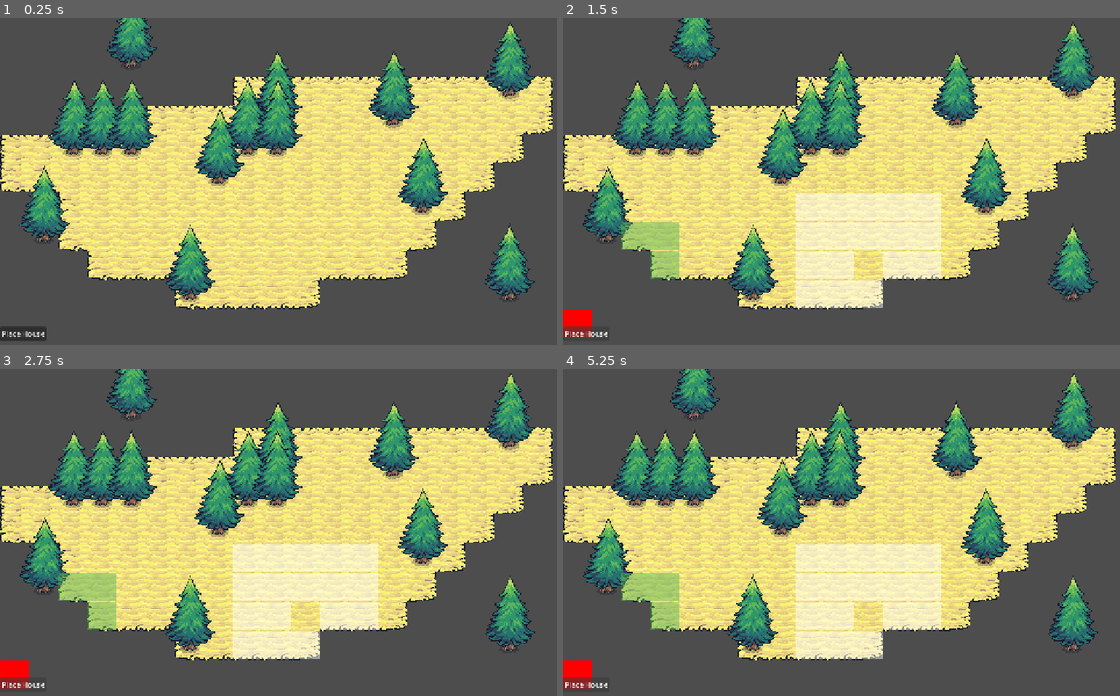
Above: before the commit, frames 1-4 (two rows, left to right).
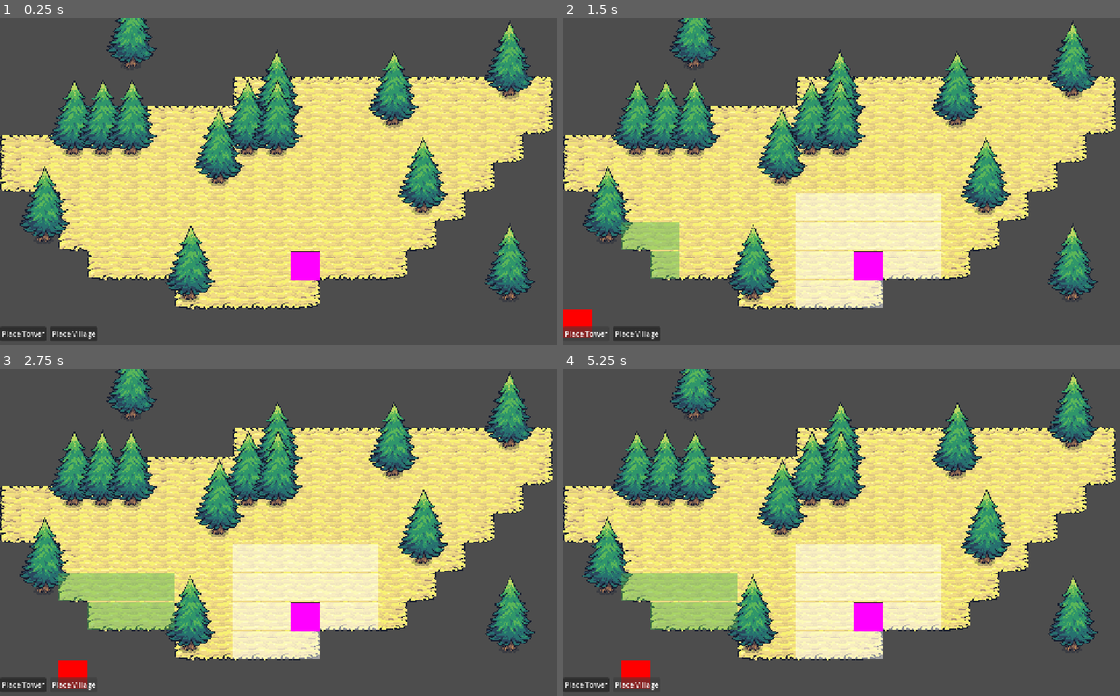
Above: after the commit, the same moments.

Repository: fkemeh18/grid-demo
Game: Godot game, scene res://Scenes/main.tscn
Two runs of this game, one before a commit and one after it. Both use one fixed random seed, a clock stepped at 60 frames per second and the inputs below.
Inputs (mouse positions are in pixels of both pictures, inside the frame that each line leads up to):
- Up to frame 1 (0.25 s): no input
- Up to frame 2 (1.5 s): click (585, 335) at 0.5 s, where only the run before the commit has a clickable "Place House"; click "Place House" (after the commit: "Place Tower") at 1.25 s
- Up to frame 3 (2.75 s): click "Place House" (after the commit: "Place Village") at 2 s
- Up to frame 4 (5.25 s): click "Place House" (after the commit: "Place Tower") at 2.75 s; click "Place House" (after the commit: "Place Village") at 3.5 s; click "Place House" (after the commit: "Place Tower") at 4.25 s; click "Place House" (after the commit: "Place Village") at 5 s

The runs differ from the first frame. In frame 1, 3.2% of the frame differs, in the area x 3-96%, y 0-99%; in frame 2, 2.8%; in frame 3, 5.2%; in frame 4, 5.6%, in the area x 0-96%, y 1-99%.

Commit message:
Village Update
Villages have been added, functionality for their placed has been defined, the process for placing buildings has been modified and simplified with match statements, and some code has been moved to the button manager, making the main file cleaner and the overall project more organized.

Diff:
--- a/Scenes/Buildings/b-base.tscn
+++ b/Scenes/Buildings/b-base.tscn
@@ -6,10 +6,13 @@
 size = Vector2(64, 64)
 
 [node name="B-Base" type="Node2D" unique_id=584149431]
+y_sort_enabled = true
 
 [node name="BuildingComponent" parent="." unique_id=1013691913 instance=ExtResource("1_fumir")]
 build_radius = 2
 
 [node name="Sprite2D" type="Sprite2D" parent="." unique_id=1096469903]
+position = Vector2(32, 32)
 texture = SubResource("PlaceholderTexture2D_eobki")
 centered = false
+offset = Vector2(-32, -32)
--- a/Scenes/Buildings/building.tscn
+++ /dev/null
@@ -1,16 +0,0 @@
-[gd_scene format=3 uid="uid://buhxelu7r53sk"]
-
-[ext_resource type="Texture2D" uid="uid://be330wo5u87c3" path="res://Assets/Buildings/tower_blue.png" id="1_3x4vu"]
-[ext_resource type="PackedScene" uid="uid://liji1b5j4u6a" path="res://Scenes/Components/building_component.tscn" id="1_ocwl4"]
-
-[node name="Building" type="Node2D" unique_id=757697784]
-y_sort_enabled = true
-
-[node name="BuildingComponent" parent="." unique_id=1013691913 instance=ExtResource("1_ocwl4")]
-build_radius = 3
-
-[node name="Sprite2D" type="Sprite2D" parent="." unique_id=774024146]
-position = Vector2(32, 32)
-texture = ExtResource("1_3x4vu")
-centered = false
-offset = Vector2(-64, -204)
--- /dev/null
+++ b/Scenes/Buildings/tower.tscn
@@ -0,0 +1,16 @@
+[gd_scene format=3 uid="uid://buhxelu7r53sk"]
+
+[ext_resource type="PackedScene" uid="uid://liji1b5j4u6a" path="res://Scenes/Components/building_component.tscn" id="1_wnsun"]
+[ext_resource type="Texture2D" uid="uid://be330wo5u87c3" path="res://Assets/Buildings/tower_blue.png" id="2_jbdiw"]
+
+[node name="Tower" type="Node2D" unique_id=757697784]
+y_sort_enabled = true
+
+[node name="BuildingComponent" parent="." unique_id=1013691913 instance=ExtResource("1_wnsun")]
+build_radius = 3
+
+[node name="Sprite2D" type="Sprite2D" parent="." unique_id=774024146]
+position = Vector2(32, 32)
+texture = ExtResource("2_jbdiw")
+centered = false
+offset = Vector2(-64, -204)
--- /dev/null
+++ b/Scenes/Buildings/village.tscn
@@ -0,0 +1,15 @@
+[gd_scene format=3 uid="uid://dyuy6eeuqg57a"]
+
+[ext_resource type="Texture2D" uid="uid://dybvi08are3vt" path="res://Assets/Buildings/house_blue.png" id="1_p8e8p"]
+[ext_resource type="PackedScene" uid="uid://liji1b5j4u6a" path="res://Scenes/Components/building_component.tscn" id="1_qhwf0"]
+
+[node name="Village" type="Node2D" unique_id=388143148]
+y_sort_enabled = true
+
+[node name="BuildingComponent" parent="." unique_id=1013691913 instance=ExtResource("1_qhwf0")]
+
+[node name="Sprite2D" type="Sprite2D" parent="." unique_id=1782390496]
+position = Vector2(32, 32)
+texture = ExtResource("1_p8e8p")
+centered = false
+offset = Vector2(-64, -140)
--- a/Scenes/main.tscn
+++ b/Scenes/main.tscn
@@ -1,9 +1,10 @@
 [gd_scene format=4 uid="uid://c6qn3ovk2nvmt"]
 
 [ext_resource type="Script" uid="uid://cr4op28xqfrab" path="res://Scripts/main.gd" id="1_8gbba"]
+[ext_resource type="PackedScene" uid="uid://buhxelu7r53sk" path="res://Scenes/Buildings/tower.tscn" id="2_hptm8"]
 [ext_resource type="Texture2D" uid="uid://daqsd41ipt77n" path="res://Assets/Tiles/red cube.png" id="2_jjvhh"]
-[ext_resource type="PackedScene" uid="uid://buhxelu7r53sk" path="res://Scenes/Buildings/building.tscn" id="2_kry3j"]
 [ext_resource type="TileSet" uid="uid://cv4rfmwn0q5k7" path="res://Resources/terrain_tileset.tres" id="3_6bp64"]
+[ext_resource type="PackedScene" uid="uid://dyuy6eeuqg57a" path="res://Scenes/Buildings/village.tscn" id="3_d1ilt"]
 [ext_resource type="Script" uid="uid://c363mum1vdtvy" path="res://Scripts/TileMapLayers/base_tile_map_layer.gd" id="3_kry3j"]
 [ext_resource type="Script" uid="uid://dvskfcvyxqcil" path="res://Scripts/TileMapLayers/highlight_tile_map_l.gd" id="4_21xkr"]
 [ext_resource type="TileSet" uid="uid://cl0lir1ju5mss" path="res://Resources/highlight_tileset.tres" id="5_kry3j"]
@@ -22,7 +23,8 @@
 
 [node name="Main" type="Node" unique_id=753930638 node_paths=PackedStringArray("_grid_manager", "_button_manager", "_y_sort_root")]
 script = ExtResource("1_8gbba")
-_building_scene = ExtResource("2_kry3j")
+_tower_scene = ExtResource("2_hptm8")
+_village_scene = ExtResource("3_d1ilt")
 _grid_manager = NodePath("Management/GridManager")
 _button_manager = NodePath("Management/ButtonManager")
 _y_sort_root = NodePath("YSortRoot")
@@ -34,8 +36,9 @@
 _highlight_tml = NodePath("../../TMLs/HighlightTileMapL")
 _base_terrain_tml = NodePath("../../YSortRoot/BaseTerrainLayer")
 
-[node name="ButtonManager" parent="Management" unique_id=838342003 node_paths=PackedStringArray("_place_building_button") instance=ExtResource("9_hptm8")]
-_place_building_button = NodePath("../../Button")
+[node name="ButtonManager" parent="Management" unique_id=838342003 node_paths=PackedStringArray("_place_tower_button", "_place_village_button") instance=ExtResource("9_hptm8")]
+_place_tower_button = NodePath("../../Tower Button")
+_place_village_button = NodePath("../../Village Button")
 
 [node name="YSortRoot" type="Node2D" parent="." unique_id=505001936]
 y_sort_enabled = true
@@ -51,7 +54,6 @@
 tile_set = ExtResource("3_6bp64")
 
 [node name="B-Base" parent="YSortRoot" unique_id=584149431 instance=ExtResource("10_hptm8")]
-y_sort_enabled = true
 position = Vector2(640, 512)
 
 [node name="TMLs" type="Node" parent="." unique_id=71661811]
@@ -67,8 +69,15 @@
 tile_set = SubResource("TileSet_ig7tw")
 script = ExtResource("3_kry3j")
 
-[node name="Button" type="Button" parent="." unique_id=1338902737]
+[node name="Tower Button" type="Button" parent="." unique_id=1338902737]
 offset_top = 680.0
 offset_right = 102.0
 offset_bottom = 711.0
-text = "Place House"
+text = "Place Tower"
+
+[node name="Village Button" type="Button" parent="." unique_id=1970038947]
+offset_left = 110.0
+offset_top = 680.0
+offset_right = 212.0
+offset_bottom = 711.0
+text = "Place Village"
--- a/Scripts/Management/button_manager.gd
+++ b/Scripts/Management/button_manager.gd
@@ -1,9 +1,38 @@
 class_name ButtonManager
 extends Node
 
-@export var _place_building_button: Button
+@export var _place_tower_button: Button
+@export var _place_village_button: Button
 
-var _place_building_button_active := false
+var _current_building_type: String
+var _place_tower_button_active := false
+var _place_village_button_active := false
 
-func _place_building() -> void:
-	_place_building_button_active = false
+func _button_pressed(gm: GridManager, button_type: String) -> void:
+	match button_type:
+		"tower" when not _place_tower_button_active:
+			_resolve_button_pressed(gm, button_type)
+			_place_tower_button_active = true
+		"village" when not _place_village_button_active:
+			_resolve_button_pressed(gm, button_type)
+			_place_village_button_active = true
+
+func _building_placed(button: String) -> void:
+	match button:
+		"tower":
+			_place_tower_button_active = false
+		"village":
+			_place_village_button_active = false
+		_:
+			_deactivate_all_placement_buttons()
+
+func _deactivate_all_placement_buttons() -> void:
+	_place_tower_button_active = false
+	_place_village_button_active = false
+
+func _resolve_button_pressed(gm: GridManager, type: String) -> void:
+	_deactivate_all_placement_buttons()
+	_current_building_type = type
+
+	gm._main_tml_._toggle_visibility_on(gm._temp_grid_pos)
+	gm._update_highlight_tiles()
--- a/Scripts/Management/grid_manager.gd
+++ b/Scripts/Management/grid_manager.gd
@@ -6,7 +6,6 @@
 @export var _base_terrain_tml: TileMapLayer
 
 var _temp_grid_pos: Vector2i
-var _player_placed_building = false
 var _all_tile_map_layers: Dictionary[TileMapLayer, bool]
 
 func _ready():
@@ -44,9 +43,6 @@
 func _update_expanded_tiles(pos: Vector2i, radius: int) -> void:
 	_highlight_tml.highlight_expanded_buildable_tiles(pos, radius, self)
 
-func _player_pressed() -> void:
-	_player_placed_building = true
-
 func _get_all_tile_map_layers(
 		base_layer: TileMapLayer) -> Dictionary[TileMapLayer, bool]:
 	var layer_list: Dictionary[TileMapLayer, bool]
--- a/Scripts/main.gd
+++ b/Scripts/main.gd
@@ -1,27 +1,30 @@
 class_name Game
 extends Node
 
-@export var _building_scene : PackedScene
+@export var _tower_scene: PackedScene
+@export var _village_scene: PackedScene
 @export var _grid_manager: GridManager
 @export var _button_manager: ButtonManager
 @export var _y_sort_root: Node2D
 
 #deals with setting up pressed signal
 func _ready():
-	_button_manager._place_building_button.pressed.connect(_button_pressed)
+	_button_manager._place_tower_button.pressed.connect(
+		_button_pressed.bind("tower"))
+	_button_manager._place_village_button.pressed.connect(
+		_button_pressed.bind("village"))
 
 #checks and enacts the pressed signal
 func _unhandled_input(event):
 	if (event.is_action_pressed("left_click")
-		&& _button_manager._place_building_button_active
-		&& (_grid_manager._is_cell_currently_buildable(_grid_manager._temp_grid_pos))):
-		_grid_manager._player_pressed()
-
+			&& _grid_manager._main_tml_._visible_tile
+			&& (_grid_manager._is_cell_currently_buildable(
+				_grid_manager._temp_grid_pos))):
 		_place_building()
 
 # passes updated mouse_pos to tile map class for tile
 func _process(delta):
-	if (_button_manager._place_building_button_active
+	if (_button_manager._place_tower_button_active
 			&& (_grid_manager._temp_grid_pos != null ||
 			_grid_manager._temp_grid_pos !=
 			_grid_manager._get_mouse_grid_pos_without_update())):
@@ -29,21 +32,27 @@
 
 #deals with the placement of sprite "building"
 func _place_building() -> void:
+	var building: Node2D
+
 	if _grid_manager._temp_grid_pos == null: return
 
-	var building = _building_scene.instantiate() as Node2D
+	match _button_manager._current_building_type:
+		"tower":
+			building = _tower_scene.instantiate() as Node2D
+			_button_manager._building_placed("tower")
+		"village":
+			building = _village_scene.instantiate() as Node2D
+			_button_manager._building_placed("village")
+		_:
+			_button_manager._building_placed("")
+
 	_y_sort_root.add_child(building)
 	building.global_position = _grid_manager._temp_grid_pos * 64
 
-	_button_manager._place_building_button_active = false
 	_grid_manager._highlight_tml._clear()
 	_grid_manager._main_tml_._toggle_visibility_off(
 		_grid_manager._temp_grid_pos)
 
 #resolves pressed signal functionality
-func _button_pressed():
-	if !_button_manager._place_building_button_active:
-		_button_manager._place_building_button_active = true
-		_grid_manager._main_tml_._toggle_visibility_on(
-			_grid_manager._temp_grid_pos)
-		_grid_manager._update_highlight_tiles()
+func _button_pressed(button: String):
+	_button_manager._button_pressed(_grid_manager, button)
Binary file added: Assets/Buildings/house_blue.png
Not shown, added: Assets/Buildings/house_blue.png.import
Renamed: Scenes/Mgmt/GameEvents.tscn -> Scenes/Mgmt/game_events.tscn
